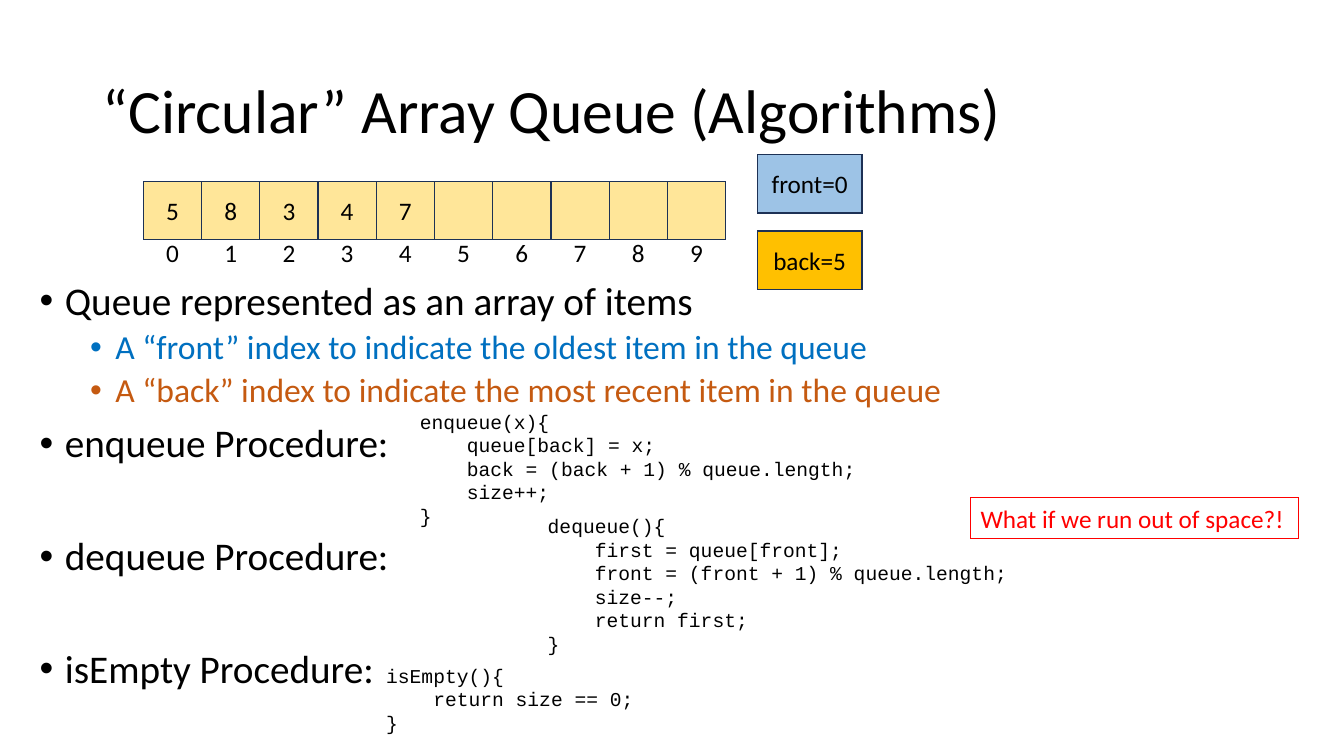
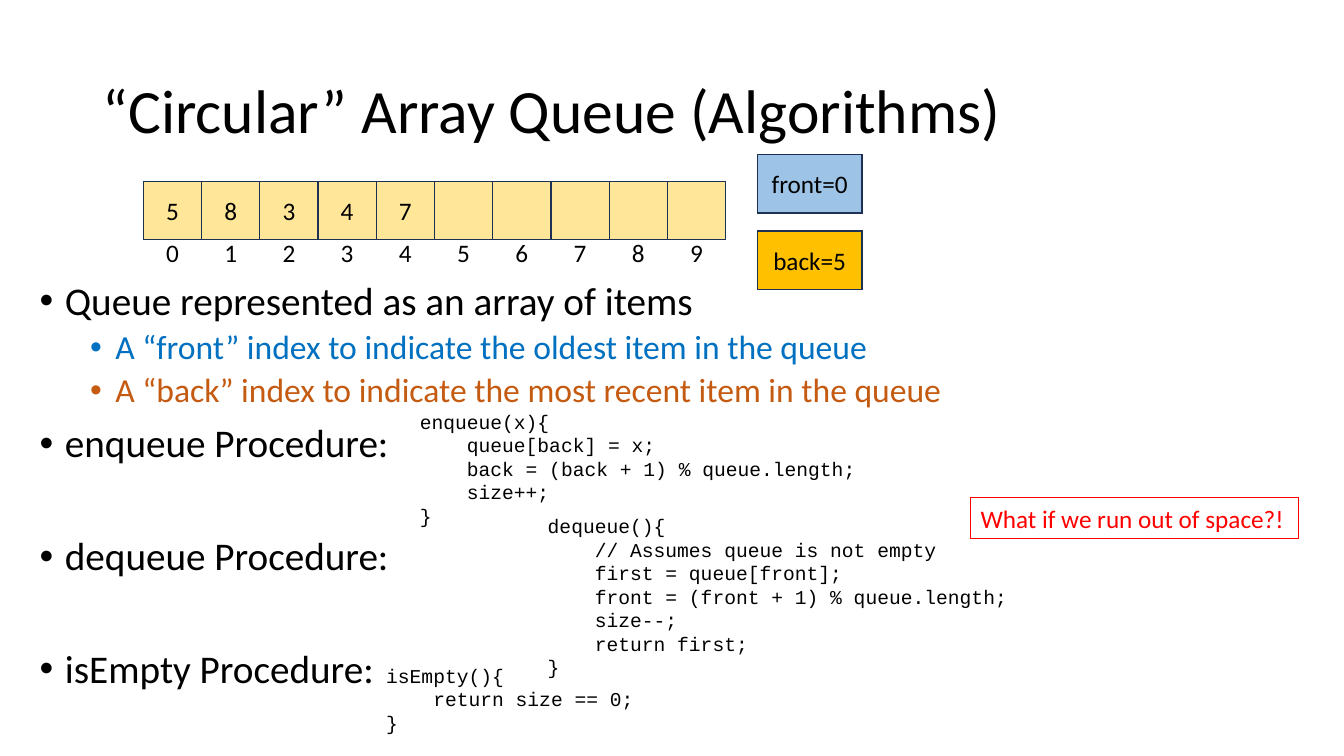
Before and after one commit to natebrunelle/cse332, a slide deck: slide 18 of markdown/files/slides/lecture1_intro.pptx. Drawn at 1344x756 pixels with LibreOffice and Linux fonts; fonts in the diff are those of the drawing. Boxes give left, top, right and bottom in pixels: in the first picture for what was removed or moved away, otherwise in the second. Text is boxed around its words. In the diff, an @@ line names an element or a change of style, - is before the commit and + after.

```diff
--- a/markdown/files/slides/lecture1_intro.pptx
+++ b/markdown/files/slides/lecture1_intro.pptx
@@ text at [630,543,936,561]: paragraph added @@
+// Assumes queue is not empty
```
Also in this commit, not shown: 1 other slide changed, 6 other files.
